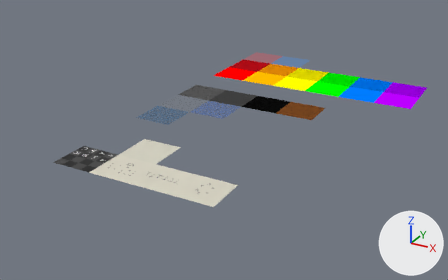
What one commit did to the Blender file blender_models/Resources.blend.
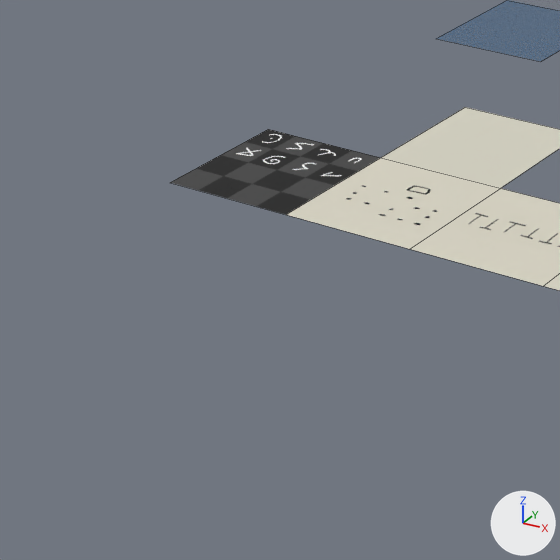
Each version appears first whole from a 50 mm camera at (9.59, -19.34, 5.85) aimed at (2.82, -7.03, -0.31), and next in a close-up on the part from 0% to 39% of the width and 38% to 100% of the height. Lighting does not change. The marker at lower right points along +X, +Y and +Z. The close-ups show mesh edges as thin lines.
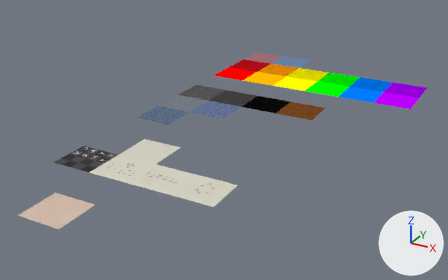
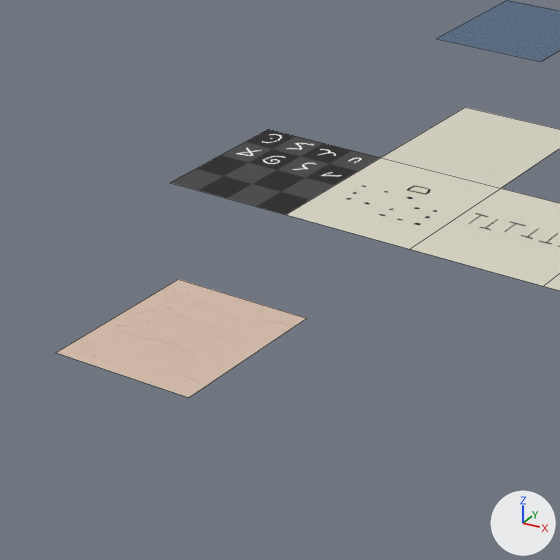
Edits to the scene script, one JSON object a line:
```json
{"op": "add", "block": "img_paper_orange_png", "code": ["img_paper_orange_png = load_image('paper_orange.png', '../unity_project/Paper Box/Assets/Textures/Box/PapersV2/paper_orange.png', 1000, 1000, 'sRGB')"]}
{"op": "add", "block": "mat_paperorange", "code": ["mat_paperorange = principled_material('PaperOrange')", "mat_paperorange.texture = img_paper_orange_png", "mat_paperorange.roughness = 1.0", "mat_paperorange.specular_ior_level = 0.1"]}
{"op": "add", "block": "me_plane_026", "code": ["me_plane_026 = bpy.data.meshes.new('Plane.026')", "me_plane_026.from_pydata(...)  # 4 vertices, 1 face; spans x -0.5..0.5, y -0.5..0.5, z 0.0", "me_plane_026.materials.append(mat_paperorange)  # picture img_paper_orange_png"]}
{"op": "add", "block": "ob_plane_026", "code": ["ob_plane_026 = bpy.data.objects.new('Plane.026', me_plane_026)", "ob_plane_026.location = (2.0, -12.0, 0.0)"]}
```

Boxes (x1, y1, x2, y2) around the edits, measured in the close-ups (560 x 560 px):
```json
{"object": "Plane.026", "change": "added", "after": [56, 279, 307, 397], "on screen": "beige"}
```
